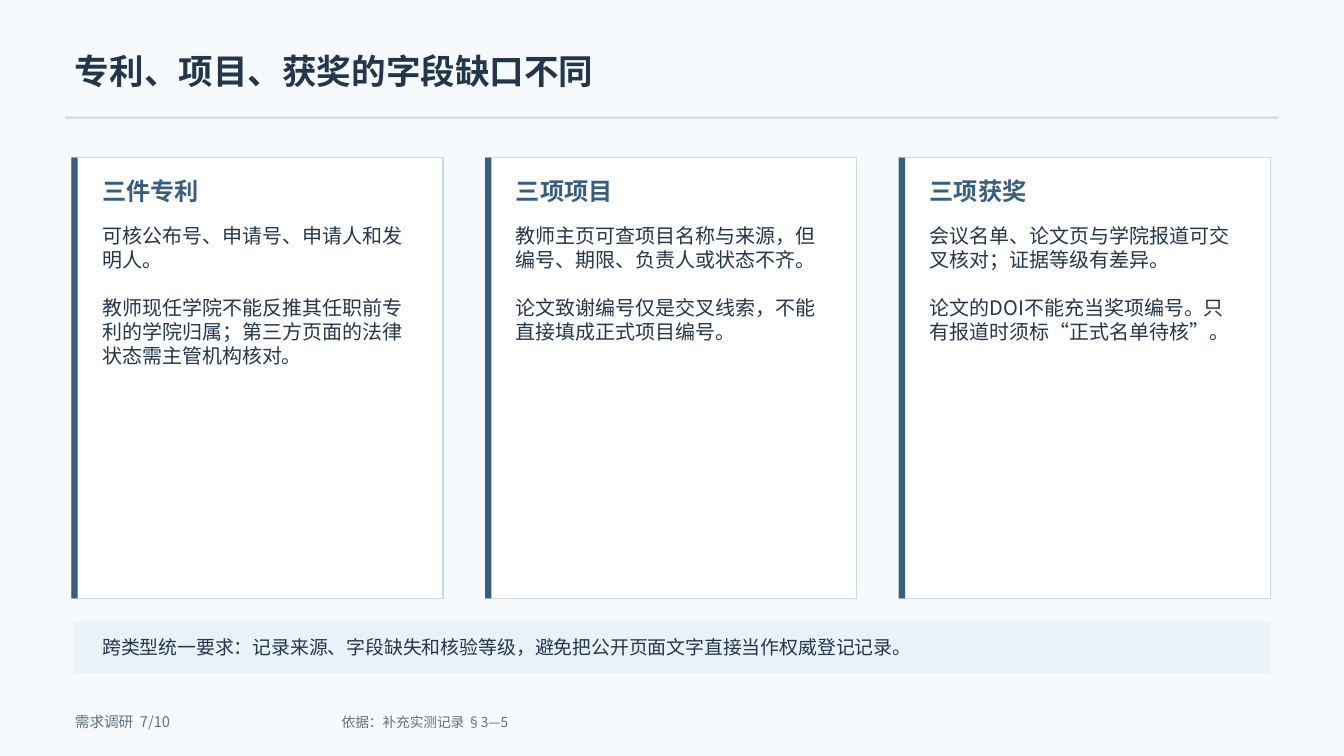
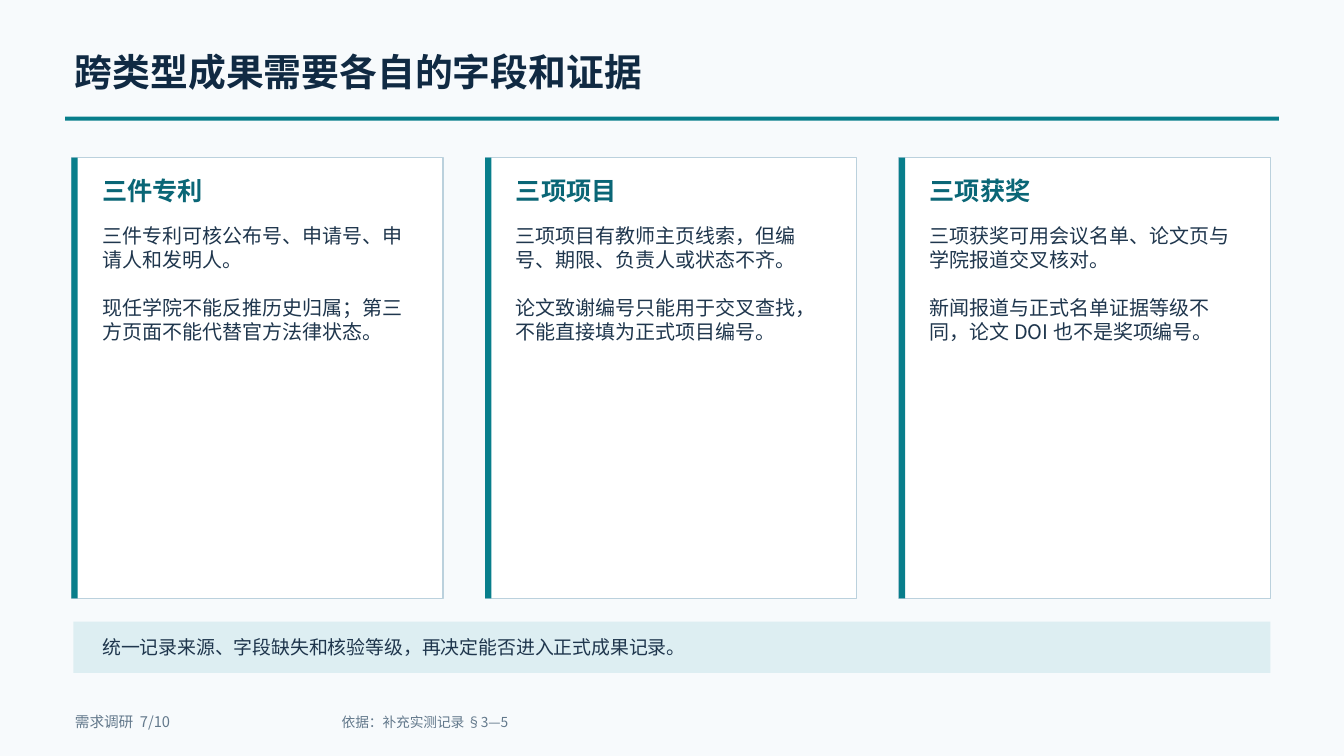
Before and after one commit to retepa1676767/ScholarShare, a slide deck: slide 7 of docs/需求调研/提交版/作业1-学术成果分享平台-需求调研汇报.pptx. Drawn at 1344x756 pixels with LibreOffice and Linux fonts; fonts in the diff are those of the drawing. Boxes give left, top, right and bottom in pixels: in the first picture for what was removed or moved away, otherwise in the second. Text is boxed around its words. In the diff, an @@ line names an element or a change of style, - is before the commit and + after.

```diff
--- a/docs/需求调研/提交版/作业1-学术成果分享平台-需求调研汇报.pptx
+++ b/docs/需求调研/提交版/作业1-学术成果分享平台-需求调研汇报.pptx
@@ text at [75, 53, 642, 90]: text changed; size 24.8 to 27 pt; text colour #24364B to #102A43 @@
-专利、项目、获奖的字段缺口不同
+跨类型成果需要各自的字段和证据
@@ rectangle at [66, 117, 1279, 121]: fill #C9D9E5 to #087E8B @@
@@ outline #C9D9E5 0.75 pt to #BBD1DD 0.75 pt in 3 elements at [72, 157, 444, 599], [485, 157, 857, 599], [899, 157, 1271, 599] @@
@@ fill #385E7D to #087E8B in 3 elements at [72, 157, 78, 599], [485, 157, 491, 599], [899, 157, 905, 599] @@
@@ size 17.2 to 18 pt, text colour #385E7D to #0A6676 in 3 elements at [102, 178, 203, 203], [516, 179, 617, 202], [930, 178, 1031, 202] @@
@@ text at [102, 226, 402, 341]: text changed; text colour #24364B to #1F364D @@
-可核公布号、申请号、申请人和发明人。
-教师现任学院不能反推其任职前专利的学院归属；第三方页面的法律状态需主管机构核对。
+三件专利可核公布号、申请号、申请人和发明人。
+现任学院不能反推历史归属；第三方页面不能代替官方法律状态。
@@ text at [516, 226, 816, 341]: text changed; text colour #24364B to #1F364D @@
-教师主页可查项目名称与来源，但编号、期限、负责人或状态不齐。
-论文致谢编号仅是交叉线索，不能直接填成正式项目编号。
+三项项目有教师主页线索，但编号、期限、负责人或状态不齐。
+论文致谢编号只能用于交叉查找，不能直接填为正式项目编号。
@@ text at [930, 226, 1230, 341]: text changed; text colour #24364B to #1F364D @@
-会议名单、论文页与学院报道可交叉核对；证据等级有差异。
-论文的DOI不能充当奖项编号。只有报道时须标“正式名单待核”。
+三项获奖可用会议名单、论文页与学院报道交叉核对。
+新闻报道与正式名单证据等级不同，论文 DOI 也不是奖项编号。
@@ rectangle at [74, 622, 1271, 674]: fill #EAF1F8 to #DDEEF2 @@
@@ text at [102, 638, 685, 656]: text changed; text colour #24364B to #1F364D @@
-跨类型统一要求：记录来源、字段缺失和核验等级，避免把公开页面文字直接当作权威登记记录。
+统一记录来源、字段缺失和核验等级，再决定能否进入正式成果记录。
```
Also in this commit, not shown: 9 other slides changed, 1 other file.
